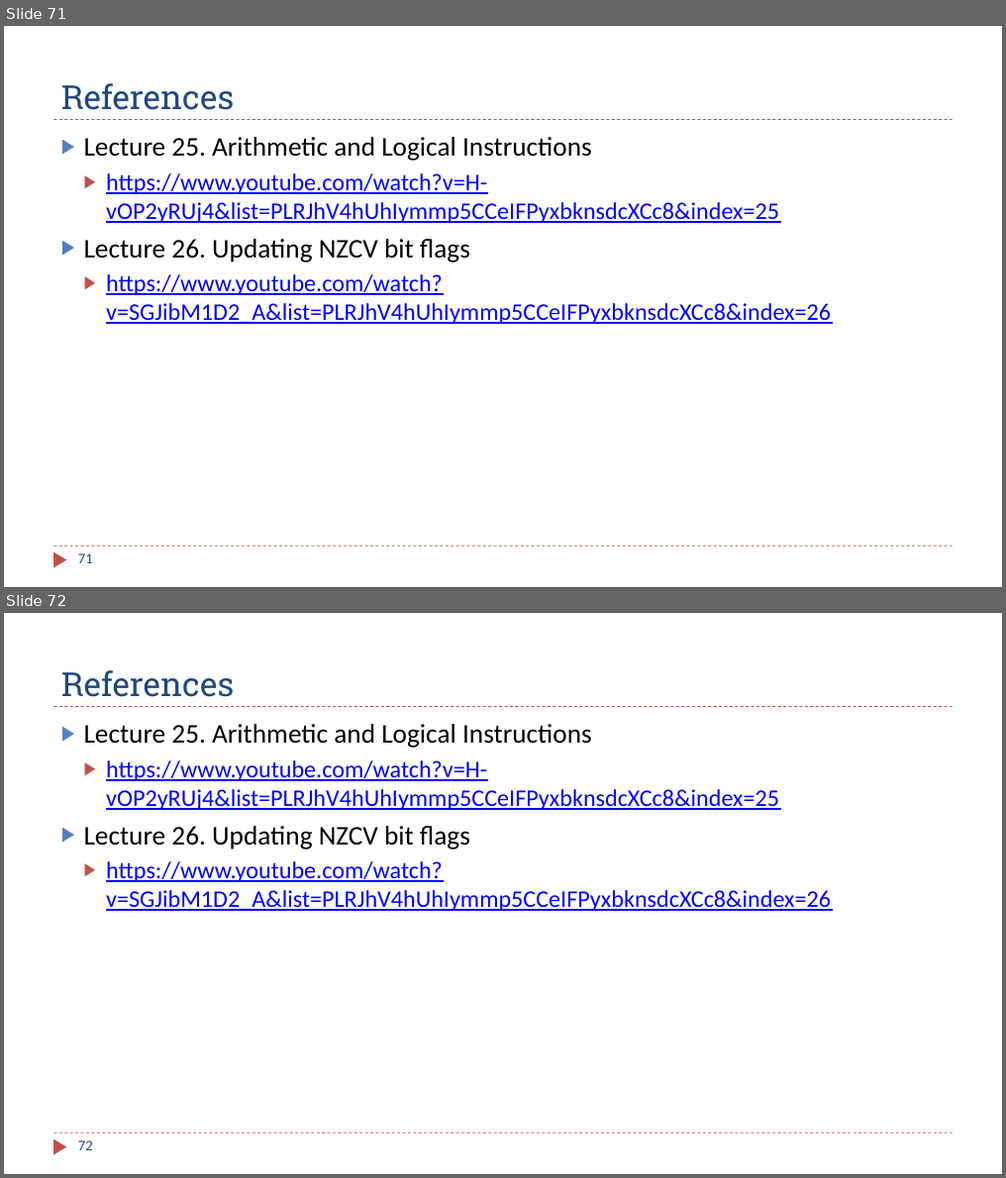
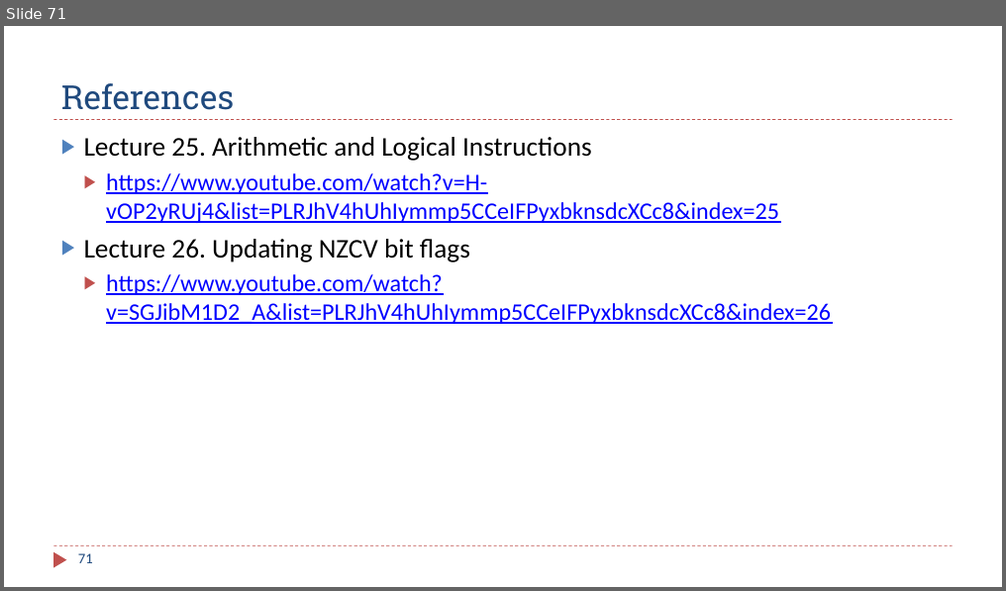
Before and after one commit to guhofstra/CSC111Fa25, a slide deck: PPTs/Ch4_ARM_Arithmetic_Logic.pptx. Shown one above the other, each under a label of ours: slides 71 and 72 before the commit, slide 71 after it. The pictures are 1006x1178 and 1006x591 pixels, drawn with LibreOffice and Linux fonts; fonts in the diff are those of the drawing. Boxes give left, top, right and bottom in pixels: in the first picture for what was removed or moved away, otherwise in the second. Text is boxed around its words. In the diff, an @@ line names an element or a change of style, - is before the commit and + after.

```diff
--- a/PPTs/Ch4_ARM_Arithmetic_Logic.pptx
+++ b/PPTs/Ch4_ARM_Arithmetic_Logic.pptx
@@ slide 72 removed at box(4, 613, 1002, 1174), background #FFFFFF; not listed: 3 template elements that a slide beside it also shows @@
@@ title removed at box(61, 670, 235, 697) @@
-References
@@ text removed at box(84, 724, 831, 911) @@
-▶ Lecture 25. Arithmetic and Logical Instructions
-  ▶ https://www.youtube.com/watch?v=H-vOP2yRUj4&list=PLRJhV4hUhIymmp5CCeIFPyxbknsdcXCc8&index=25
-▶ Lecture 26. Updating NZCV bit flags
-  ▶ https://www.youtube.com/watch?v=SGJibM1D2_A&list=PLRJhV4hUhIymmp5CCeIFPyxbknsdcXCc8&index=26
@@ page number removed at box(78, 1141, 93, 1151) @@
-72
```
Also in this commit, not shown: 1 other file.
